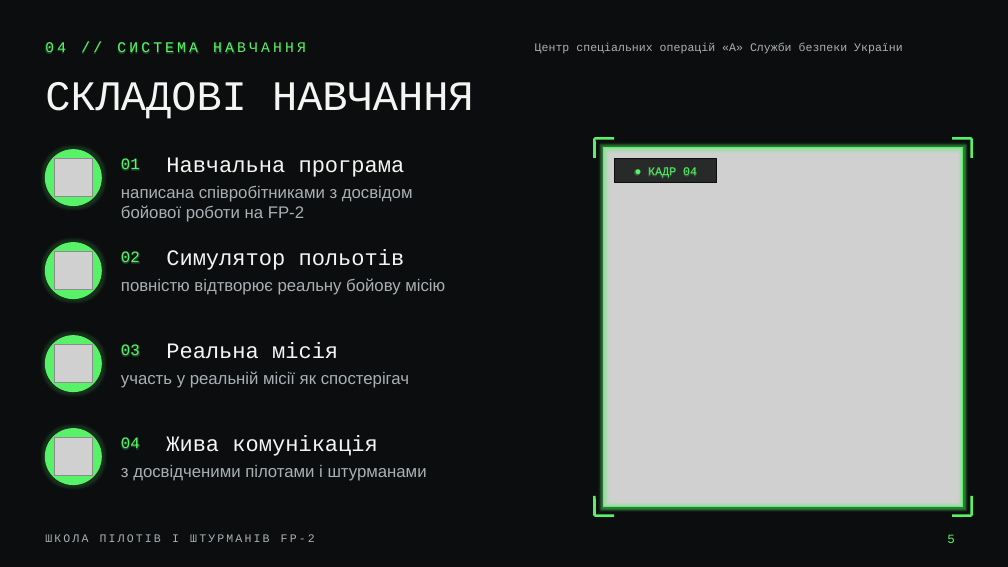
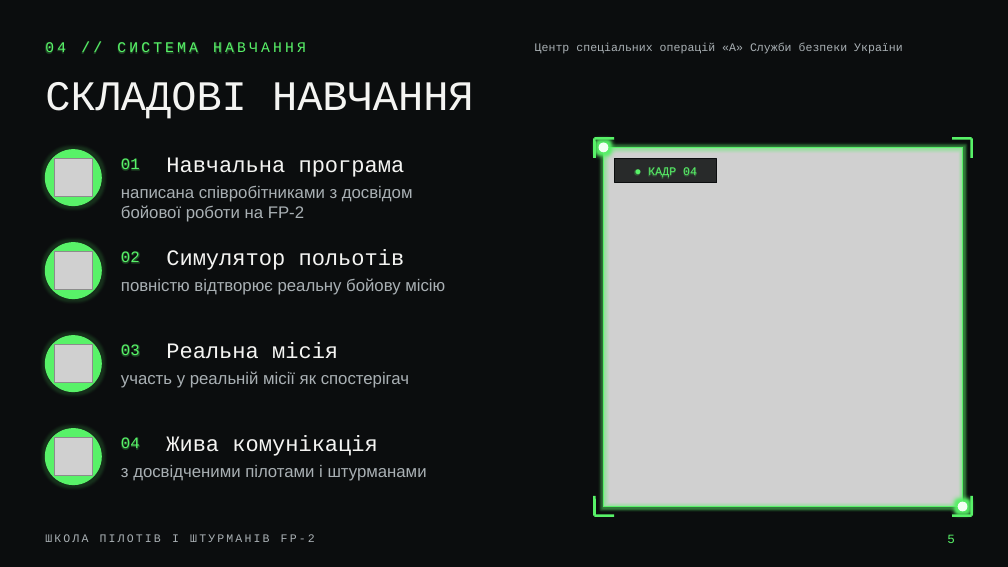
Before and after one commit to BudzherakNatalia/p10, a slide deck: slide 5 of FP-2_v23_modern.pptx. Drawn at 1008x567 pixels with LibreOffice and Linux fonts; fonts in the diff are those of the drawing; grey boxes stand for pictures; background and template pictures are left out. Boxes give left, top, right and bottom in pixels: in the first picture for what was removed or moved away, otherwise in the second. Text is boxed around its words. In the diff, an @@ line names an element or a change of style, - is before the commit and + after.

```diff
--- a/FP-2_v23_modern.pptx
+++ b/FP-2_v23_modern.pptx
@@ ellipse added at (x1=599, y1=143, x2=608, y2=152), fill #58F268 at 89% opacity @@
@@ ellipse added at (x1=599, y1=143, x2=609, y2=153), fill #F2FFF3 @@
@@ ellipse added at (x1=600, y1=144, x2=606, y2=150), fill #58F268 at 54% opacity @@
@@ ellipse added at (x1=600, y1=144, x2=607, y2=150), fill #58F268 at 66% opacity @@
@@ ellipse added at (x1=600, y1=144, x2=607, y2=151), fill #58F268 at 77% opacity @@
@@ ellipse added at (x1=601, y1=145, x2=606, y2=150), fill #58F268 at 43% opacity @@
@@ ellipse added at (x1=602, y1=146, x2=605, y2=149), fill #58F268 at 20% opacity @@
@@ ellipse added at (x1=602, y1=145, x2=606, y2=149), fill #58F268 at 31% opacity @@
@@ ellipse added at (x1=958, y1=502, x2=967, y2=511), fill #58F268 at 89% opacity @@
@@ ellipse added at (x1=958, y1=501, x2=968, y2=511), fill #F2FFF3 @@
@@ ellipse added at (x1=959, y1=503, x2=966, y2=510), fill #58F268 at 77% opacity @@
@@ ellipse added at (x1=960, y1=504, x2=966, y2=510), fill #58F268 at 43% opacity @@
@@ ellipse added at (x1=960, y1=504, x2=966, y2=510), fill #58F268 at 54% opacity @@
@@ ellipse added at (x1=960, y1=503, x2=966, y2=510), fill #58F268 at 66% opacity @@
@@ ellipse added at (x1=961, y1=505, x2=964, y2=508), fill #58F268 at 20% opacity @@
@@ ellipse added at (x1=961, y1=504, x2=965, y2=508), fill #58F268 at 31% opacity @@
```
Also in this commit, not shown: 4 other slides changed.
